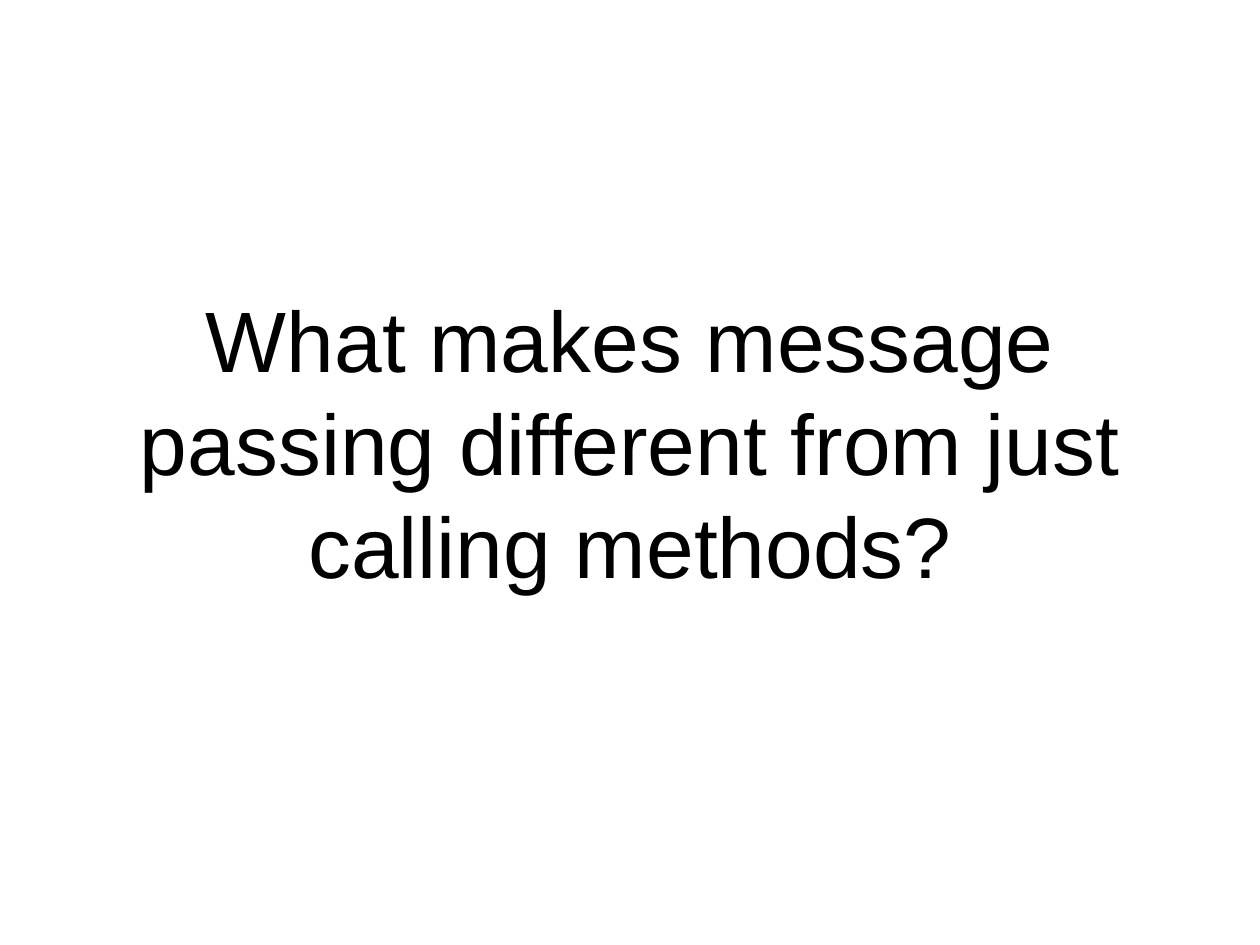
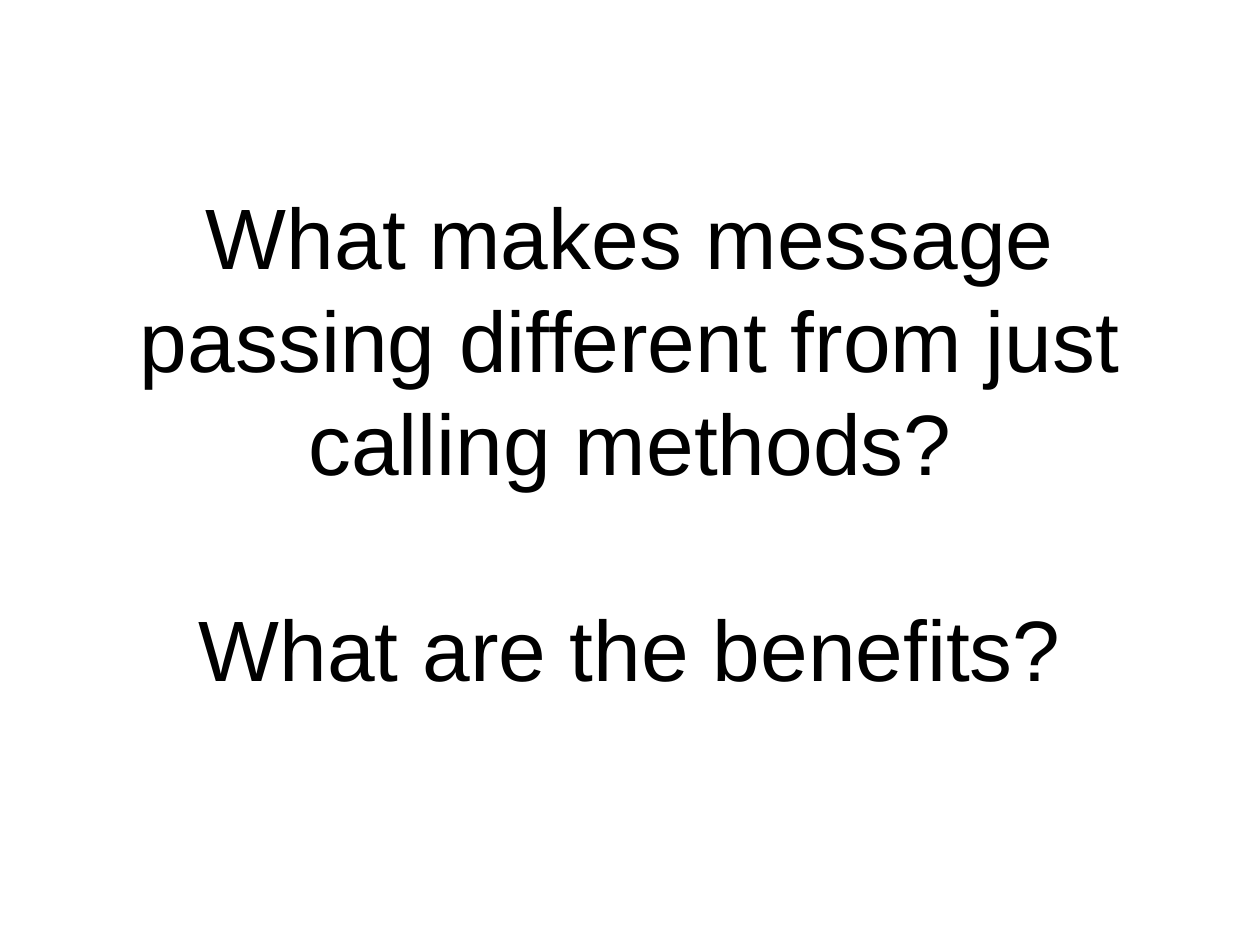
Before and after one commit to pseale/presentation-message-passing, a slide deck: slide 9 of message-passing.odp (slide 8 before the commit). Drawn at 1260x945 pixels with LibreOffice and Linux fonts; fonts in the diff are those of the drawing. Boxes give left, top, right and bottom in pixels: in the first picture for what was removed or moved away, otherwise in the second. Text is boxed around its words. In the diff, an @@ line names an element or a change of style, - is before the commit and + after.

```diff
--- a/message-passing.odp
+++ b/message-passing.odp
@@ subtitle at box(199, 619, 1061, 682): paragraph added @@
+What are the benefits?
```
Also in this commit, not shown: 3 other slides changed, 18 slides added, 1 slide removed, 5 other files.
